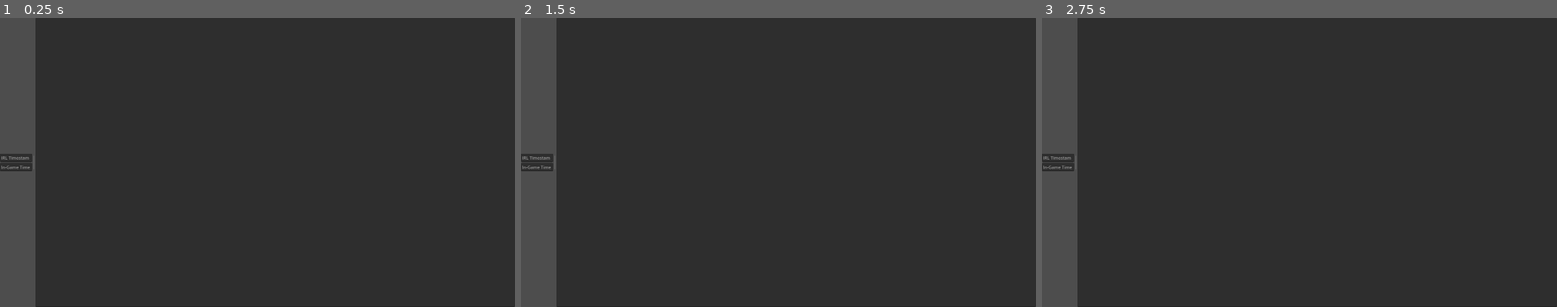
Above: before the commit, frames 1-3 (left to right).
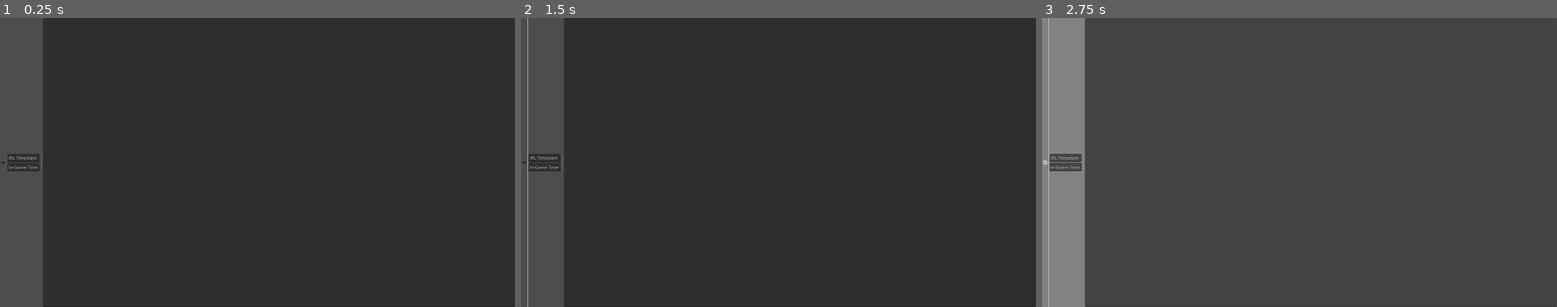
Above: after the commit, the same moments.

Repository: ChemistryMickey/DnD5e-Godot-CharacterSheet
Game: Godot game, scene res://src/UI/CharacterSheetSubpages/Journal/JournalEntry.tscn
Same seed, same stepped clock (60 frames per second), same inputs: the game is played once before the commit and once after it. This scene is started directly instead of the project's main scene.
Inputs (mouse positions are in pixels of both pictures, inside the frame that each line leads up to):
- Up to frame 1 (0.25 s): no input
- Up to frame 2 (1.5 s): click (526, 162) at 0.52 s; click (526, 162) at 1.27 s
- Up to frame 3 (2.75 s): click (1047, 162) at 2.02 s

The runs differ from the first frame. In frame 1, 1.5% of the frame differs, in the area x 0-9%, y 0-100%; in frame 2, 1.6%; in frame 3, 8.1%, in the area x 0-100%, y 0-100%.

Commit message:
Added a safety button to removing journal entries

Diff:
--- a/src/UI/CharacterSheetSubpages/Journal/Journal.gd
+++ b/src/UI/CharacterSheetSubpages/Journal/Journal.gd
@@ -29,14 +29,14 @@
 	var cur_date = Time.get_date_string_from_system()
 	var new_entry = journal_entry_template.instantiate()
 	new_entry.size_flags_vertical = new_entry.SIZE_EXPAND_FILL
-	var entry_IRL_timestamp = new_entry.get_child(0).get_child(0)
-	entry_IRL_timestamp.text = cur_date
+	new_entry.set_irl_date(cur_date)
 	entry_box.add_child(new_entry)
 
 
 func _on_RemoveLastEntry_button_up() -> void:
-	if entry_box.get_child_count() > 0:
-		entry_box.get_child(entry_box.get_child_count()-1).queue_free()
+	for entry in entry_box.get_children():
+		if entry.is_selected:
+			entry.queue_free()
 
 # ======== NPC Handling
 
--- a/src/UI/CharacterSheetSubpages/Journal/Journal.tscn
+++ b/src/UI/CharacterSheetSubpages/Journal/Journal.tscn
@@ -86,6 +86,7 @@
 [node name="JournalEntries" type="VBoxContainer" parent="HSplitContainer/JournCont/Entries" groups=["Persist"]]
 layout_mode = 2
 size_flags_horizontal = 3
+size_flags_vertical = 3
 script = ExtResource("3")
 
 [node name="HSeparator" type="HSeparator" parent="HSplitContainer/JournCont"]
@@ -103,12 +104,12 @@
 text = "New Entry"
 icon_alignment = 1
 
-[node name="RemoveLastEntry" type="Button" parent="HSplitContainer/JournCont/HBoxContainer"]
+[node name="RemoveSelectedEntries" type="Button" parent="HSplitContainer/JournCont/HBoxContainer"]
 custom_minimum_size = Vector2(200, 66)
 layout_mode = 2
 size_flags_horizontal = 0
 size_flags_vertical = 0
-text = "Remove Last Entry"
+text = "Remove Selected Entries"
 icon_alignment = 1
 
 [connection signal="pressed" from="HSplitContainer/NPCs/Buttons/AddNPC" to="." method="_on_add_npc_pressed"]
@@ -117,4 +118,4 @@
 [connection signal="pressed" from="HSplitContainer/NPCs/Buttons/SortWhereNPCs" to="." method="_on_sort_where_np_cs_pressed"]
 [connection signal="pressed" from="HSplitContainer/NPCs/Buttons/SortWhenNPCs" to="." method="_on_sort_when_np_cs_pressed"]
 [connection signal="button_up" from="HSplitContainer/JournCont/HBoxContainer/NewEntry" to="." method="_on_NewEntry_button_up"]
-[connection signal="button_up" from="HSplitContainer/JournCont/HBoxContainer/RemoveLastEntry" to="." method="_on_RemoveLastEntry_button_up"]
+[connection signal="button_up" from="HSplitContainer/JournCont/HBoxContainer/RemoveSelectedEntries" to="." method="_on_RemoveLastEntry_button_up"]
--- a/src/UI/CharacterSheetSubpages/Journal/JournalEntry.gd
+++ b/src/UI/CharacterSheetSubpages/Journal/JournalEntry.gd
@@ -1,17 +1,28 @@
-extends HBoxContainer
+extends ColorRect
 class_name JournalEntry
 
 @export var is_empty: bool = true
+@export var is_selected: bool = false
 
 func save():
 	var save_dict = {}
-	save_dict["Timestamp"] = $VBoxContainer/IRLEdit.text
-	save_dict["In Game Timestamp"] = $VBoxContainer/IGEdit.text
-	save_dict["Entry"] = $Entry.text
+	save_dict["Timestamp"] = $HBoxContainer/VBoxContainer/IRLEdit.text
+	save_dict["In Game Timestamp"] = $HBoxContainer/VBoxContainer/IGEdit.text
+	save_dict["Entry"] = $HBoxContainer/Entry.text
 
 	return save_dict
 
 func load_sheet(save_dict):
-	$VBoxContainer/IRLEdit.text = save_dict["Timestamp"]
-	$VBoxContainer/IGEdit.text = save_dict["In Game Timestamp"]
-	$Entry.text = save_dict["Entry"]
+	$HBoxContainer/VBoxContainer/IRLEdit.text = save_dict["Timestamp"]
+	$HBoxContainer/VBoxContainer/IGEdit.text = save_dict["In Game Timestamp"]
+	$HBoxContainer/Entry.text = save_dict["Entry"]
+
+func set_irl_date(str: String) -> void:
+	$HBoxContainer/VBoxContainer/IRLEdit.text = str
+
+func _on_selected_toggled(toggled_on: bool) -> void:
+	self.is_selected = toggled_on
+	if toggled_on:
+		self.color.a = 0.3
+	else:
+		self.color.a = 0
--- a/src/UI/CharacterSheetSubpages/Journal/JournalEntry.tscn
+++ b/src/UI/CharacterSheetSubpages/Journal/JournalEntry.tscn
@@ -2,40 +2,56 @@
 
 [ext_resource type="Script" path="res://src/UI/CharacterSheetSubpages/Journal/JournalEntry.gd" id="1"]
 
-[node name="HBoxContainer" type="HBoxContainer"]
+[node name="JournalEntry" type="ColorRect"]
+custom_minimum_size = Vector2(0, 300)
 anchors_preset = 15
 anchor_right = 1.0
 anchor_bottom = 1.0
+grow_horizontal = 2
+grow_vertical = 2
 size_flags_horizontal = 3
-size_flags_vertical = 2
-alignment = 1
+size_flags_vertical = 3
+color = Color(1, 1, 1, 0)
 script = ExtResource("1")
 
-[node name="VBoxContainer" type="VBoxContainer" parent="."]
+[node name="HBoxContainer" type="HBoxContainer" parent="."]
+layout_mode = 1
+anchors_preset = 15
+anchor_right = 1.0
+anchor_bottom = 1.0
+grow_horizontal = 2
+grow_vertical = 2
+
+[node name="Selected" type="CheckBox" parent="HBoxContainer"]
+layout_mode = 2
+
+[node name="VBoxContainer" type="VBoxContainer" parent="HBoxContainer"]
 layout_mode = 2
 alignment = 1
 
-[node name="IRLEdit" type="LineEdit" parent="VBoxContainer"]
+[node name="IRLEdit" type="LineEdit" parent="HBoxContainer/VBoxContainer"]
 custom_minimum_size = Vector2(120, 0)
 layout_mode = 2
 size_flags_horizontal = 0
 size_flags_vertical = 4
 placeholder_text = "IRL Timestamp"
 
-[node name="IGEdit" type="LineEdit" parent="VBoxContainer"]
+[node name="IGEdit" type="LineEdit" parent="HBoxContainer/VBoxContainer"]
 custom_minimum_size = Vector2(120, 0)
 layout_mode = 2
 size_flags_vertical = 4
 placeholder_text = "In-Game Time"
 
-[node name="VSeparator" type="VSeparator" parent="."]
+[node name="VSeparator" type="VSeparator" parent="HBoxContainer"]
 custom_minimum_size = Vector2(0, 50)
 layout_mode = 2
 size_flags_vertical = 4
 
-[node name="Entry" type="TextEdit" parent="."]
+[node name="Entry" type="TextEdit" parent="HBoxContainer"]
 custom_minimum_size = Vector2(0, 300)
 layout_mode = 2
 size_flags_horizontal = 3
 size_flags_vertical = 3
 wrap_mode = 1
+
+[connection signal="toggled" from="HBoxContainer/Selected" to="." method="_on_selected_toggled"]
